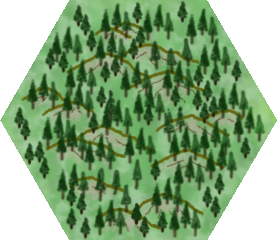
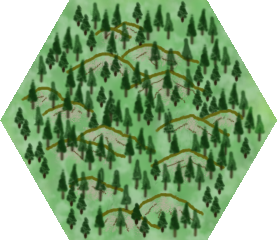
Two versions of the same layered image (277x240). Layer-by-layer changes:
painted on "Trees" over [33, 1, 227, 228]
